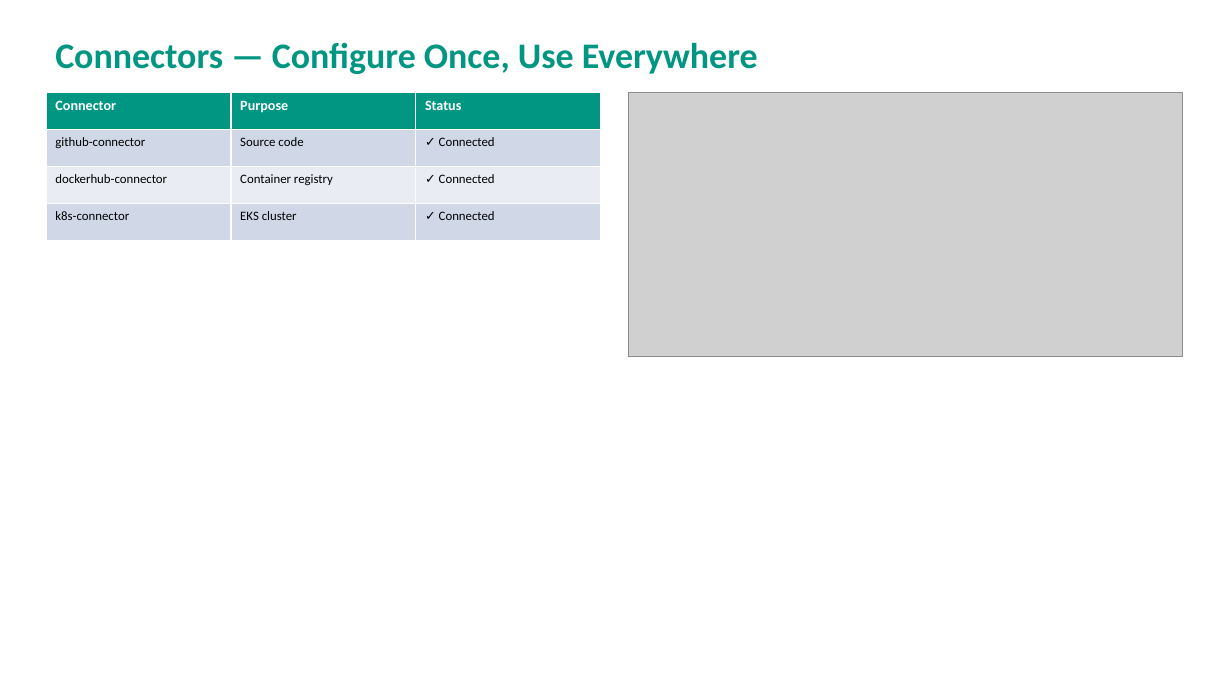
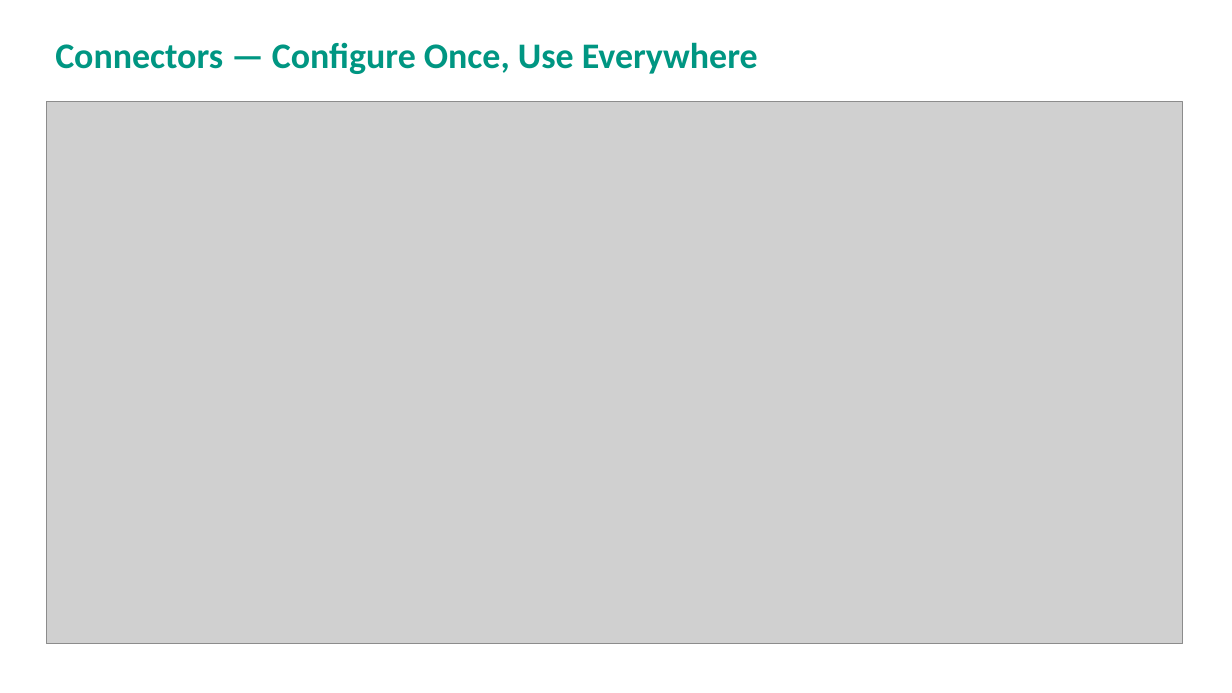
Before and after one commit to aashime/harness-ci-lab, a slide deck: slide 6 of Harness_Lab_Presentation.pptx. Drawn at 1232x693 pixels with LibreOffice and Linux fonts; fonts in the diff are those of the drawing; grey boxes stand for pictures. Boxes give left, top, right and bottom in pixels: in the first picture for what was removed or moved away, otherwise in the second. Text is boxed around its words. In the diff, an @@ line names an element or a change of style, - is before the commit and + after.

Commit message:
Add PowerPoint presentation with embedded screenshots

```diff
--- a/Harness_Lab_Presentation.pptx
+++ b/Harness_Lab_Presentation.pptx
@@ picture: place and size @@
-picture at box(628, 92, 1183, 357)
+picture at box(46, 102, 1183, 644)
@@ table removed at box(46, 92, 601, 240), 4 rows, 3 columns @@
-Connector | Purpose | Status
-github-connector | Source code | ✓ Connected
-dockerhub-connector | Container registry | ✓ Connected
-k8s-connector | EKS cluster | ✓ Connected
```
Also in this commit, not shown: 3 other slides changed.
